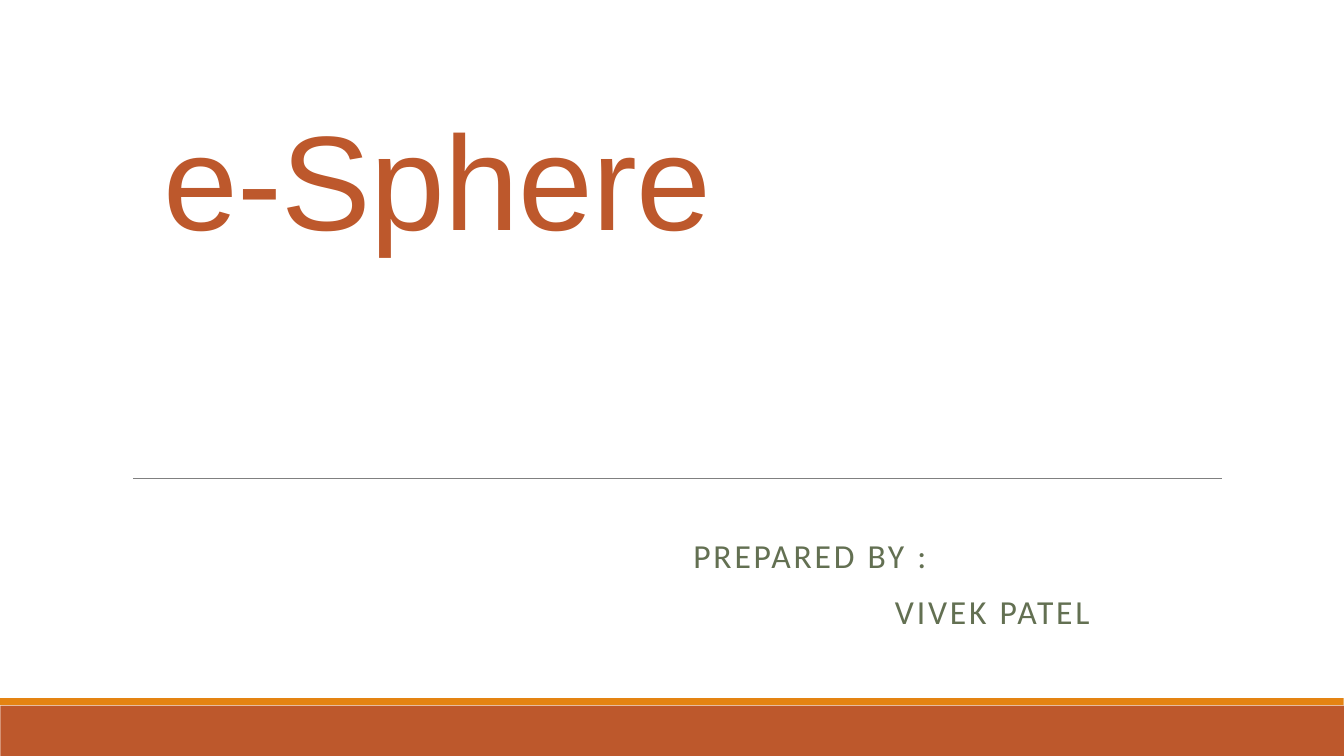
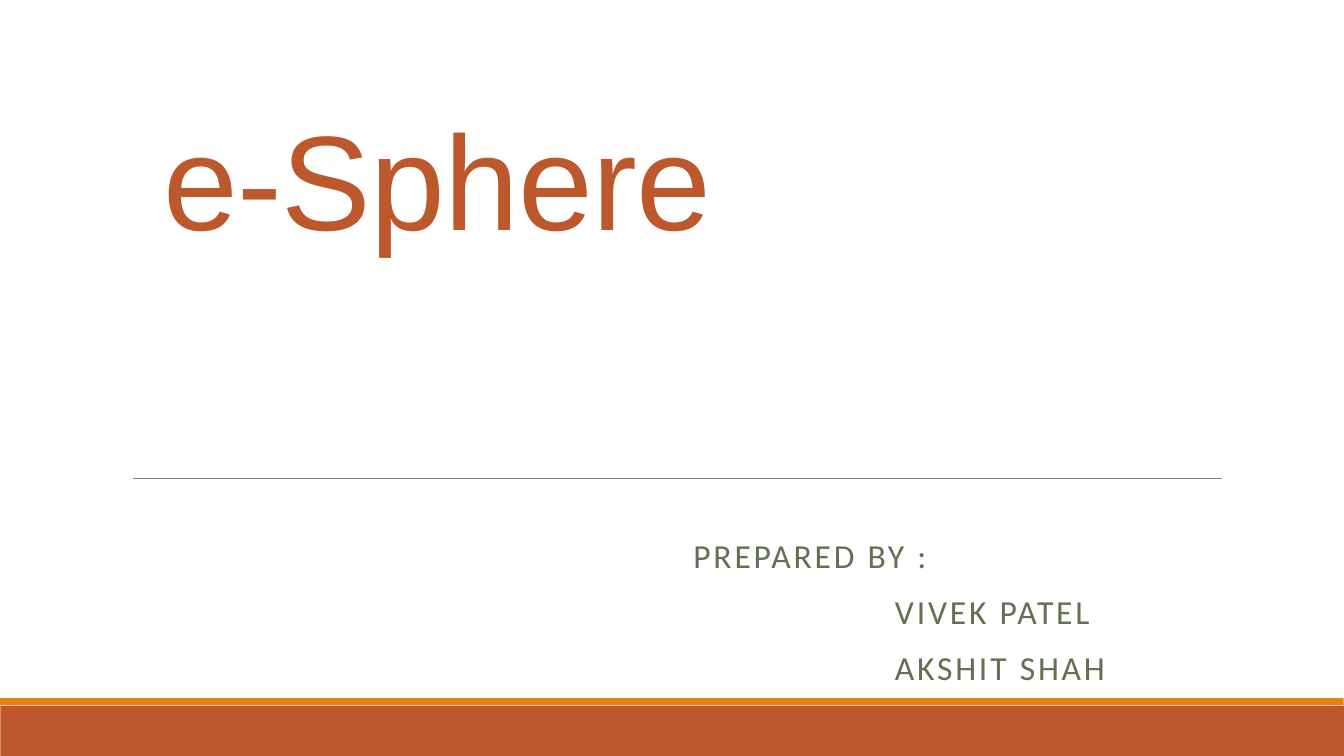
Before and after one commit to vivek777patel/e-sphere, a slide deck: slide 1 of e-Sphere_Data_Model.pptx. Drawn at 1344x756 pixels with LibreOffice and Linux fonts; fonts in the diff are those of the drawing. Boxes give left, top, right and bottom in pixels: in the first picture for what was removed or moved away, otherwise in the second. Text is boxed around its words. In the diff, an @@ line names an element or a change of style, - is before the commit and + after.

```diff
--- a/e-Sphere_Data_Model.pptx
+++ b/e-Sphere_Data_Model.pptx
@@ subtitle at box(895, 658, 1105, 680): paragraph added @@
+AKSHIT SHAH
```
Also in this commit, not shown: 1 slide added, 1 slide removed, 9 other files.
